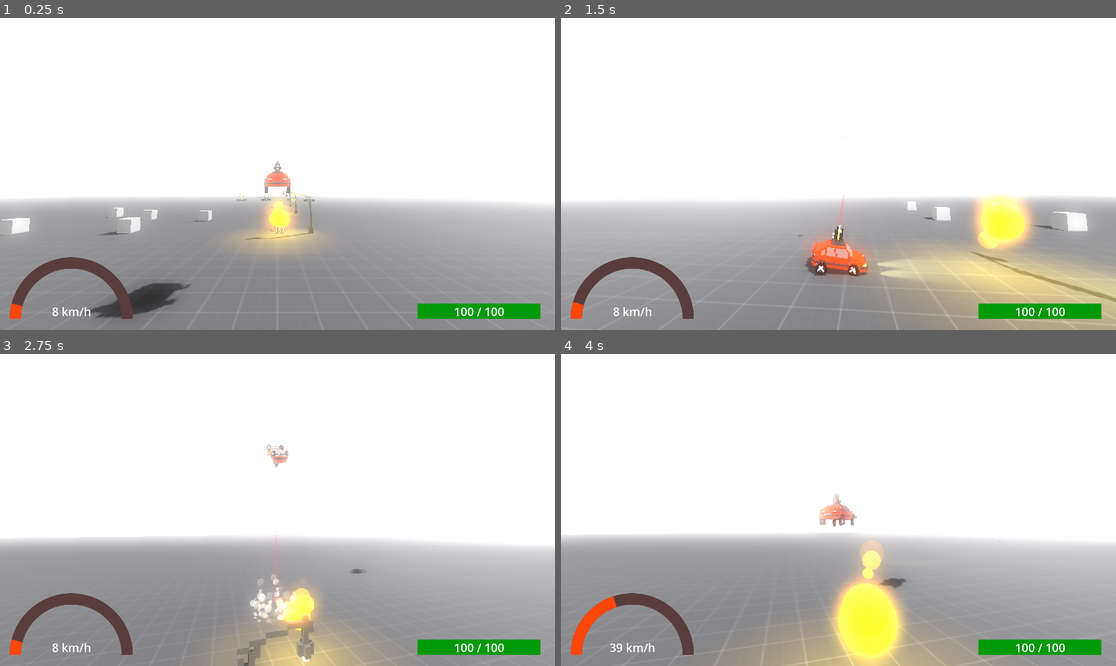
Above: before the commit, frames 1-4 (two rows, left to right).
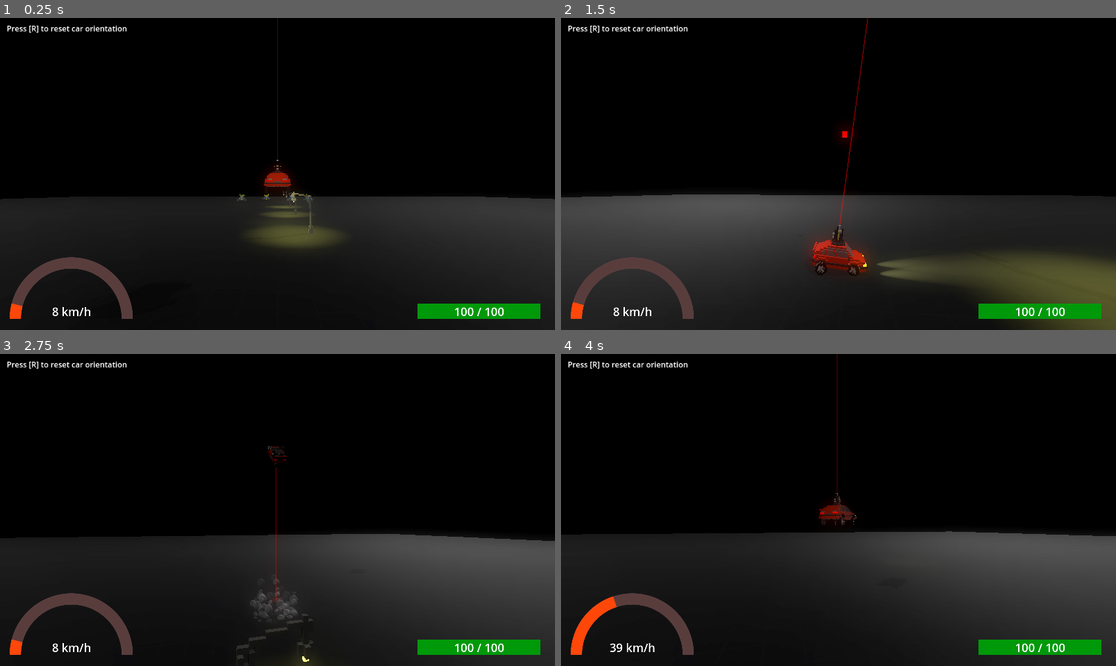
Above: after the commit, the same moments.

Repository: applejag/bornhack-2024-game
Game: Godot game, scene res://scenes/world.tscn
Same seed, same stepped clock (60 frames per second), same inputs: the game is played once before the commit and once after it.
Inputs:
- Up to frame 1 (0.25 s): no input
- Up to frame 2 (1.5 s): tap R (reset_car) at 0.5, 1.25 s; hold D (steer_right) 0.53-1.28 s; tap Ctrl (fire) at 0.6, 1.35 s; tap Space (jump) at 0.77 s; hold S (move_back) from 1.28 s (still down)
- Up to frame 3 (2.75 s): tap Space (jump) at 1.52 s; tap R (reset_car) at 2 s; release S (move_back) at 2.03 s; hold D (steer_right) from 2.03 s (still down); tap Ctrl (fire) at 2.1 s
- Up to frame 4 (4 s): tap R (reset_car) at 2.75, 3.5 s; release D (steer_right) at 2.78 s; hold W (move_forward) 2.78-3.53 s; tap Ctrl (fire) at 2.85, 3.6 s; tap Space (jump) at 3.02, 3.77 s; hold A (steer_left) from 3.53 s (still down)

The runs differ from the first frame. In frame 1, 98% of the frame differs, in the area x 0-100%, y 0-100%; in frame 2, 98%; in frame 3, 98%; in frame 4, 98%.

Commit message:
Improve glow

Diff:
--- a/models/light_post.tscn
+++ b/models/light_post.tscn
@@ -100,6 +100,10 @@
 transform = Transform3D(1, 0, 0, 0, -4.37114e-08, 1, 0, -1, -4.37114e-08, -0.0496638, 2.2456, 1.06597)
 light_color = Color(1, 1, 0.498039, 1)
 light_energy = 2.0
+spot_range = 5.724
+spot_attenuation = 0.466517
+spot_angle = 61.46
+spot_angle_attenuation = 0.287175
 
 [node name="CollisionShape3D" type="CollisionShape3D" parent="."]
 transform = Transform3D(1, 0, 0, 0, 1, 0, 0, 0, 1, -0.0552855, 1.24165, -0.142767)
--- a/models/saab_9000.tscn
+++ b/models/saab_9000.tscn
@@ -17,14 +17,15 @@
 
 [sub_resource type="StandardMaterial3D" id="StandardMaterial3D_q5md7"]
 albedo_color = Color(0.5632, 0.64, 0.61824, 1)
+emission_enabled = true
 emission = Color(0.864675, 0.864675, 0.864675, 1)
-emission_energy_multiplier = 2.0
+emission_energy_multiplier = 0.0
 
 [sub_resource type="StandardMaterial3D" id="StandardMaterial3D_gowhc"]
 albedo_color = Color(0.87, 0.0174, 0.0174, 1)
 emission_enabled = true
 emission = Color(1, 0, 0, 1)
-emission_energy_multiplier = 0.5
+emission_energy_multiplier = 5.0
 
 [node name="saab9000" instance=ExtResource("1_jm6q2")]
 
--- a/scenes/enemy_bullet.tscn
+++ b/scenes/enemy_bullet.tscn
@@ -47,6 +47,7 @@
 albedo_color = Color(1, 1, 0, 0.447059)
 emission_enabled = true
 emission = Color(0.68, 0.68, 0, 1)
+emission_energy_multiplier = 0.5
 
 [sub_resource type="SphereMesh" id="SphereMesh_e648y"]
 material = SubResource("StandardMaterial3D_ys1gd")
--- a/scenes/explosion.tscn
+++ b/scenes/explosion.tscn
@@ -8,6 +8,9 @@
 [sub_resource type="StandardMaterial3D" id="StandardMaterial3D_v3mug"]
 transparency = 1
 albedo_color = Color(1, 0, 0, 0.564706)
+emission_enabled = true
+emission = Color(0.768627, 0.266667, 0, 1)
+emission_energy_multiplier = 4.0
 
 [sub_resource type="SphereMesh" id="SphereMesh_hhl1q"]
 material = SubResource("StandardMaterial3D_v3mug")
--- a/scenes/player.gd
+++ b/scenes/player.gd
@@ -46,6 +46,9 @@
 @onready var cannon_anchor: Node3D = get_node("Cannon")
 @onready var cannon_orig_basis: Basis = cannon_anchor.transform.basis
 
+@onready var back_reverse_lights: MeshInstance3D = find_child("Back reverse lights", true, false)
+@onready var back_break_lights: MeshInstance3D = find_child("Back break lights", true, false)
+
 func _ready():
 	print("player: ", get_path())
 
@@ -72,8 +75,14 @@
 				engine_force = -max_speed * reverse_speed_factor
 		else:
 			brake = brake_force
+
+		if forward_mps > 0:
+			back_break_lights.material_override.set("emission_energy_multiplier", 5)
+		else:
+			back_break_lights.material_override.set("emission_energy_multiplier", 5)
 	else:
 		brake = 0.0
+		back_break_lights.material_override.set("emission_energy_multiplier", 0.5)
 
 	var target_steering = Input.get_axis("steer_right", "steer_left") * steer_angle
 	steering = deg_to_rad(clamp(
--- a/scenes/player.tscn
+++ b/scenes/player.tscn
@@ -152,9 +152,15 @@
 size = Vector3(0.586, 0.0991, 0.914909)
 
 [sub_resource type="Environment" id="Environment_nra1b"]
+background_energy_multiplier = 0.0
+ambient_light_source = 1
+ambient_light_energy = 0.0
 glow_enabled = true
+glow_intensity = 1.0
+glow_mix = 0.5
 glow_bloom = 1.0
-glow_hdr_threshold = 0.9
+glow_blend_mode = 1
+glow_hdr_threshold = 1.5
 
 [sub_resource type="StandardMaterial3D" id="StandardMaterial3D_lxjy1"]
 resource_name = "Material.1"
--- a/scenes/world.tscn
+++ b/scenes/world.tscn
@@ -6,17 +6,15 @@
 [ext_resource type="Script" path="res://scenes/speedometer.gd" id="3_kxqka"]
 [ext_resource type="PackedScene" uid="uid://ctvbdf6s8kgus" path="res://models/light_post.tscn" id="5_57wtt"]
 [ext_resource type="Texture2D" uid="uid://dormigu4sogk6" path="res://textures/white_512x64.tres" id="5_i38wr"]
-[ext_resource type="Script" path="res://scenes/health.gd" id="6_hegfg"]
 [ext_resource type="Script" path="res://scenes/HealthMeter.gd" id="6_puhpc"]
 [ext_resource type="PackedScene" uid="uid://wklnh5bbbv0w" path="res://scenes/tank1.tscn" id="7_dp2in"]
-[ext_resource type="PackedScene" uid="uid://dgiyvs75u00ef" path="res://scenes/enemy_bullet.tscn" id="8_67td0"]
 [ext_resource type="Script" path="res://scenes/EnemyShootingThrottle.gd" id="9_15sbo"]
-[ext_resource type="PackedScene" uid="uid://c2om1eygf047" path="res://scenes/damage_label.tscn" id="12_23lcp"]
 
 [sub_resource type="PlaneMesh" id="PlaneMesh_23hjl"]
 
 [sub_resource type="StandardMaterial3D" id="StandardMaterial3D_rfvdp"]
 albedo_texture = ExtResource("1_41lgv")
+albedo_texture_force_srgb = true
 uv1_scale = Vector3(100, 100, 100)
 
 [sub_resource type="BoxShape3D" id="BoxShape3D_mobrm"]
@@ -24,10 +22,6 @@
 
 [sub_resource type="LabelSettings" id="LabelSettings_vrgqa"]
 font_size = 48
-
-[sub_resource type="BoxMesh" id="BoxMesh_g1x0n"]
-
-[sub_resource type="BoxShape3D" id="BoxShape3D_ev1p2"]
 
 [node name="world" type="Node3D"]
 
@@ -48,17 +42,22 @@
 
 [node name="DirectionalLight3D" type="DirectionalLight3D" parent="."]
 transform = Transform3D(0.65149, -0.310339, 0.69228, -0.758658, -0.2665, 0.594488, 0, -0.912506, -0.409063, 2.18521, 5.21347, 3.18072)
+light_energy = 0.1
 shadow_enabled = true
 
 [node name="DirectionalLight3D2" type="DirectionalLight3D" parent="."]
 transform = Transform3D(-0.0848481, -0.651128, -0.75421, 0.655534, -0.60653, 0.449885, -0.750384, -0.456238, 0.4783, 2.18521, 5.21347, 3.18072)
-light_energy = 0.3
+light_energy = 0.2
+light_indirect_energy = 0.0
 light_volumetric_fog_energy = 0.0
+sky_mode = 1
 
 [node name="DirectionalLight3D3" type="DirectionalLight3D" parent="."]
 transform = Transform3D(-0.0848481, -0.651128, -0.75421, 0.867539, 0.324026, -0.377337, 0.490079, -0.686323, 0.537386, 2.18521, 5.21347, 3.18072)
-light_energy = 0.3
+light_energy = 0.2
+light_indirect_energy = 0.0
 light_volumetric_fog_energy = 0.0
+sky_mode = 1
 
 [node name="Speedometer" type="TextureProgressBar" parent="." node_paths=PackedStringArray("player", "speed_label")]
 anchors_preset = 2
@@ -157,76 +156,6 @@
 [node name="light-post3" parent="." instance=ExtResource("5_57wtt")]
 transform = Transform3D(-4.37114e-08, 0, -1, 0, 1, 0, 1, 0, -4.37114e-08, 2.25481, 4.76837e-07, -30.5398)
 
-[node name="Enemy" type="RigidBody3D" parent="."]
-transform = Transform3D(1, 0, 0, 0, 1, 0, 0, 0, 1, -11.0183, 0.664865, -6.94024)
-
-[node name="Health" type="Node" parent="Enemy"]
-script = ExtResource("6_hegfg")
-health = 1
-max_health = 1
-
-[node name="MeshInstance3D" type="MeshInstance3D" parent="Enemy"]
-mesh = SubResource("BoxMesh_g1x0n")
-
-[node name="CollisionShape3D" type="CollisionShape3D" parent="Enemy"]
-shape = SubResource("BoxShape3D_ev1p2")
-
-[node name="Enemy2" type="RigidBody3D" parent="."]
-transform = Transform3D(1, 0, 0, 0, 1, 0, 0, 0, 1, -7.44122, 0.664865, -12.8596)
-
-[node name="Health" type="Node" parent="Enemy2"]
-script = ExtResource("6_hegfg")
-health = 1
-max_health = 1
-
-[node name="MeshInstance3D" type="MeshInstance3D" parent="Enemy2"]
-mesh = SubResource("BoxMesh_g1x0n")
-
-[node name="CollisionShape3D" type="CollisionShape3D" parent="Enemy2"]
-shape = SubResource("BoxShape3D_ev1p2")
-
-[node name="Enemy3" type="RigidBody3D" parent="."]
-transform = Transform3D(1, 0, 0, 0, 1, 0, 0, 0, 1, -13.6987, 0.664865, -13.7082)
-
-[node name="Health" type="Node" parent="Enemy3"]
-script = ExtResource("6_hegfg")
-health = 1
-max_health = 1
-
-[node name="MeshInstance3D" type="MeshInstance3D" parent="Enemy3"]
-mesh = SubResource("BoxMesh_g1x0n")
-
-[node name="CollisionShape3D" type="CollisionShape3D" parent="Enemy3"]
-shape = SubResource("BoxShape3D_ev1p2")
-
-[node name="Enemy4" type="RigidBody3D" parent="."]
-transform = Transform3D(1, 0, 0, 0, 1, 0, 0, 0, 1, -19.1119, 0.664865, -6.61607)
-
-[node name="Health" type="Node" parent="Enemy4"]
-script = ExtResource("6_hegfg")
-health = 1
-max_health = 1
-
-[node name="MeshInstance3D" type="MeshInstance3D" parent="Enemy4"]
-mesh = SubResource("BoxMesh_g1x0n")
-
-[node name="CollisionShape3D" type="CollisionShape3D" parent="Enemy4"]
-shape = SubResource("BoxShape3D_ev1p2")
-
-[node name="Enemy5" type="RigidBody3D" parent="."]
-transform = Transform3D(1, 0, 0, 0, 1, 0, 0, 0, 1, -18.9637, 0.664866, -15.7587)
-
-[node name="Health" type="Node" parent="Enemy5"]
-script = ExtResource("6_hegfg")
-health = 1
-max_health = 1
-
-[node name="MeshInstance3D" type="MeshInstance3D" parent="Enemy5"]
-mesh = SubResource("BoxMesh_g1x0n")
-
-[node name="CollisionShape3D" type="CollisionShape3D" parent="Enemy5"]
-shape = SubResource("BoxShape3D_ev1p2")
-
 [node name="tank1" parent="." instance=ExtResource("7_dp2in")]
 transform = Transform3D(1, 0, 0, 0, 1, 0, 0, 0, 1, 4.31683, 0, -52.6876)
 
@@ -239,9 +168,6 @@
 [node name="tank4" parent="." instance=ExtResource("7_dp2in")]
 transform = Transform3D(1, 0, 0, 0, 1, 0, 0, 0, 1, -10.6, -9.53674e-07, -52.4361)
 
-[node name="EnemyBullet" parent="." instance=ExtResource("8_67td0")]
-transform = Transform3D(1, 0, 0, 0, 1, 0, 0, 0, 1, 0, 1.11397, -5.54001)
-
 [node name="EnemyShootingThrottle" type="Node" parent="."]
 script = ExtResource("9_15sbo")
 
@@ -249,12 +175,5 @@
 wait_time = 0.3
 one_shot = true
 
-[node name="DamageLabel" parent="." instance=ExtResource("12_23lcp")]
-
 [connection signal="health_changed" from="Player" to="Health meter" method="_on_player_health_changed"]
-[connection signal="health_depleted" from="Enemy/Health" to="Enemy" method="queue_free"]
-[connection signal="health_depleted" from="Enemy2/Health" to="Enemy2" method="queue_free"]
-[connection signal="health_depleted" from="Enemy3/Health" to="Enemy3" method="queue_free"]
-[connection signal="health_depleted" from="Enemy4/Health" to="Enemy4" method="queue_free"]
-[connection signal="health_depleted" from="Enemy5/Health" to="Enemy5" method="queue_free"]
 [connection signal="timeout" from="EnemyShootingThrottle/Timer" to="EnemyShootingThrottle" method="_on_timer_timeout"]
Not shown: 1 places in scenes/world.tscn that only renumber resources
